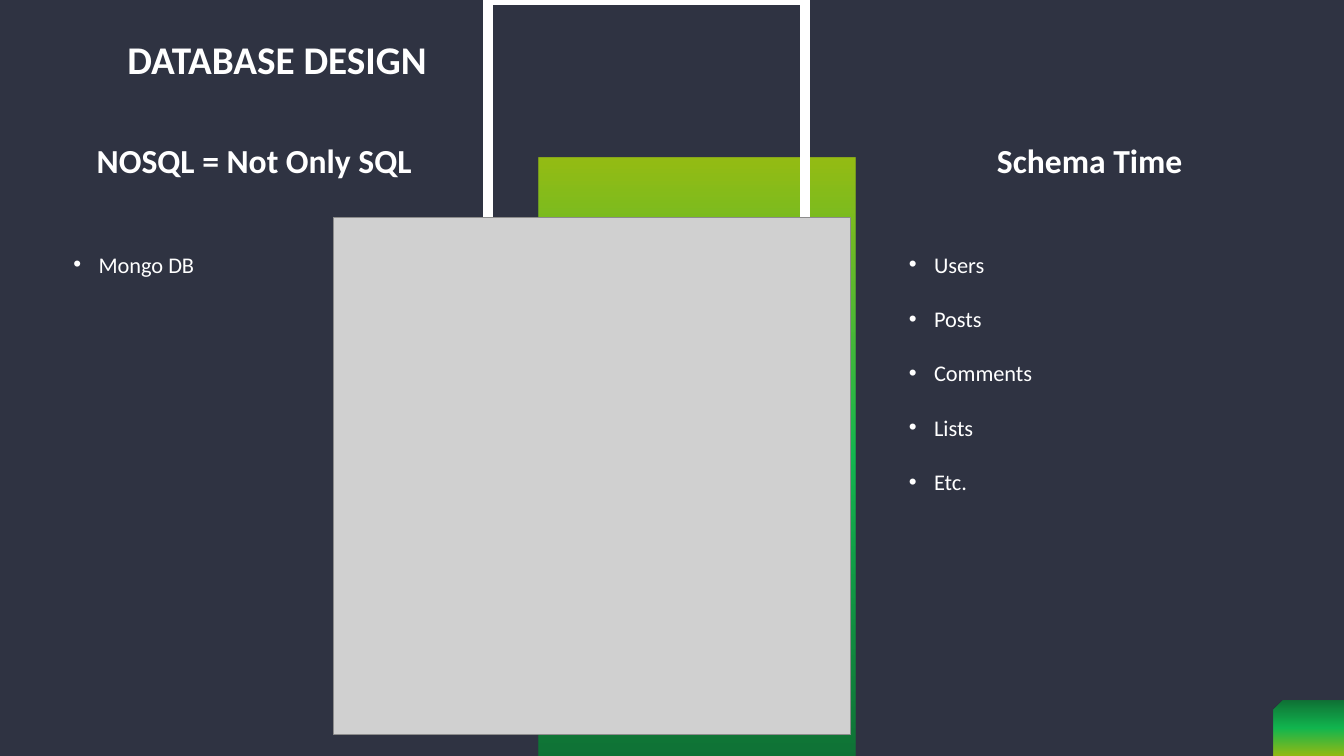
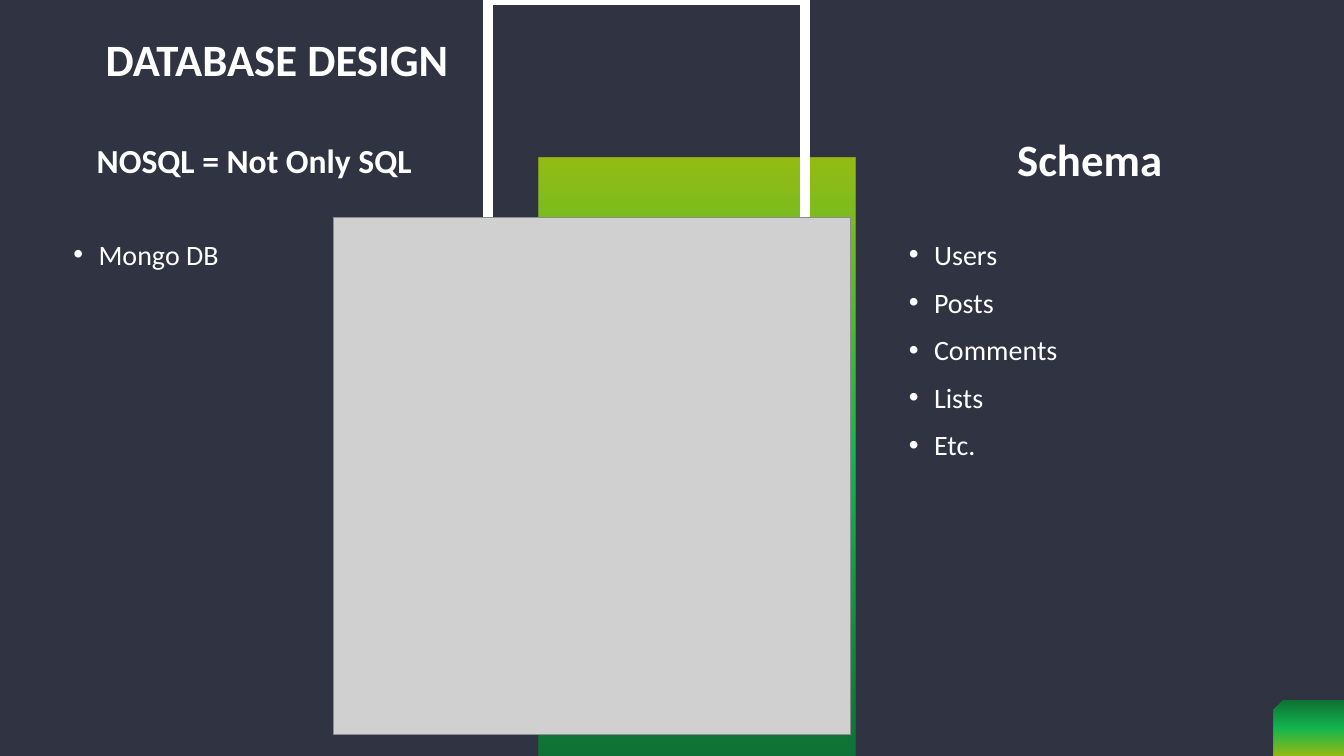
Before and after one commit to IBatsios/capstone, a slide deck: slide 8 of docs/presentations/presentation_1.pptx. Drawn at 1344x756 pixels with LibreOffice and Linux fonts; fonts in the diff are those of the drawing; grey boxes stand for pictures. Boxes give left, top, right and bottom in pixels: in the first picture for what was removed or moved away, otherwise in the second. Text is boxed around its words. In the diff, an @@ line names an element or a change of style, - is before the commit and + after.

```diff
--- a/docs/presentations/presentation_1.pptx
+++ b/docs/presentations/presentation_1.pptx
@@ title "DATABASE DESIGN" at [106, 46, 448, 77]: size 28 to 32 pt @@
@@ text at [1017, 144, 1162, 177]: text changed; size 24 to 32 pt @@
-Schema Time
+Schema
@@ text "Mongo DB" at [99, 247, 218, 270]: size 16 to 20 pt; line spacing 1.5 to 1 @@
@@ text "Users" at [934, 247, 1057, 455]: size 16 to 20 pt; line spacing 1.5 to 1 @@
```
Also in this commit, not shown: 4 other slides changed, 2 slides added, 2 slides removed.
